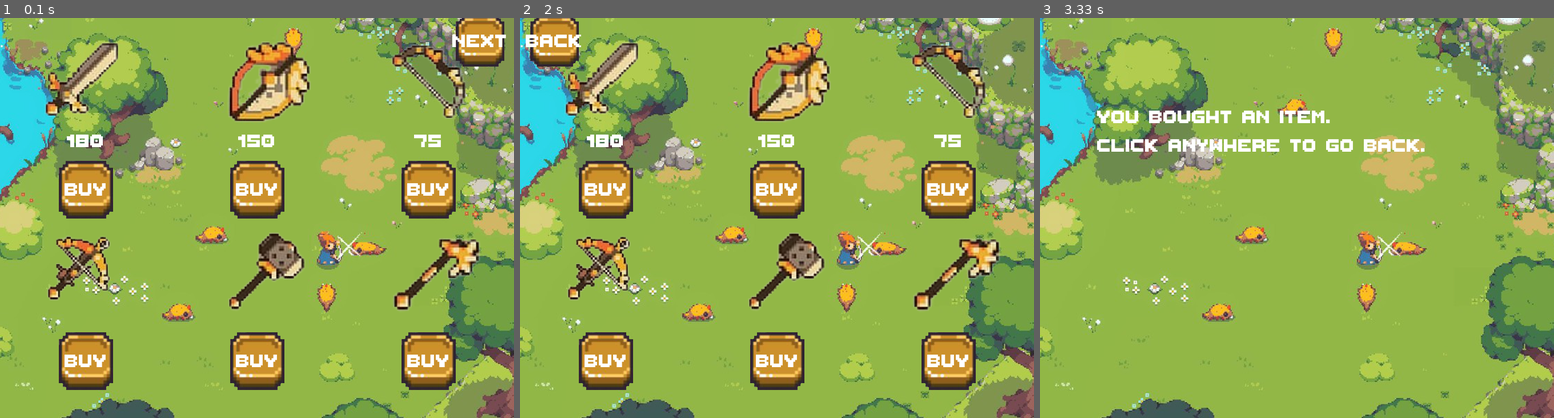
Above: before the commit, frames 1-3 (left to right).
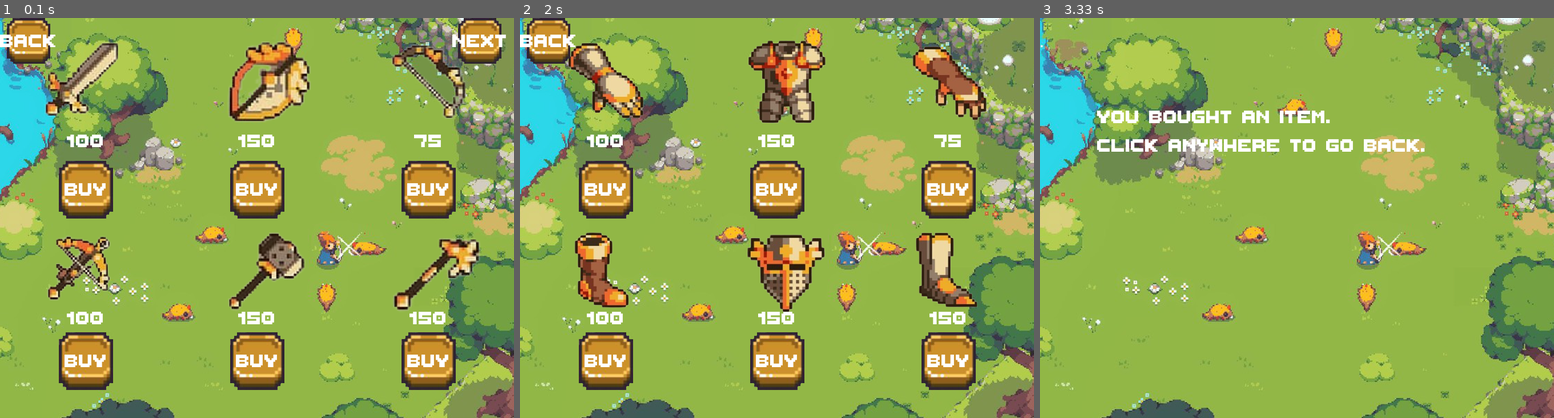
Above: after the commit, the same moments.

Repository: My1102/Chicky-Simulator-2.0
Game: pygame game, started from store.py
The game is run twice, just before and just after one commit, with the same random seed, the same clock (stepped at 60 frames per second) and the same inputs.
Inputs (mouse positions are in pixels of both pictures, inside the frame that each line leads up to):
- Up to frame 1 (0.1 s): no input
- Up to frame 2 (2 s): click "NEXT" at 0.38 s; click "BUY" at 0.72 s; click "BUY" at 1.05 s; click (967, 358) at 1.38 s; click (591, 206) at 1.72 s
- Up to frame 3 (3.33 s): click (1492, 370) at 2.55 s

The runs differ from the first frame. In frame 1, 2.1% of the frame differs, in the area x 0-99%, y 0-77%; in frame 2, 13%, in the area x 0-94%, y 0-77%; in frame 3, nothing differs.

Commit message:
'store.py'

Diff:
--- a/store.py
+++ b/store.py
@@ -51,15 +51,15 @@
         screen.blit(price_text, text_rect)
         ####x-bow#####
         price_text = font.render(f"{100}", True, (255,255,255))
-        text_rect = price_text.get_rect(center =(150,215))
+        text_rect = price_text.get_rect(center =(150,525))
         screen.blit(price_text, text_rect)
         ######hammer#####
         price_text = font.render(f"{150}", True, (255,255,255))
-        text_rect = price_text.get_rect(center =(150,215))
+        text_rect = price_text.get_rect(center =(450,525))
         screen.blit(price_text, text_rect)
         #######axe#########
         price_text = font.render(f"{150}", True, (255,255,255))
-        text_rect = price_text.get_rect(center =(150,215))
+        text_rect = price_text.get_rect(center =(750,525))
         screen.blit(price_text, text_rect)
 
 
@@ -79,8 +79,12 @@
         #########
 
         #Next page button#
-        next_button = Button('graphic/botton1.png', 840, 40, 0.9, "NEXT")
+        next_button = Button('graphic/botton1.png', 840, 40, 0.8, "NEXT")
         next_button.draw(screen)
+
+        #Back page button#
+        back_button = Button('graphic/botton1.png', 50, 40, 0.8, "Back")
+        back_button.draw(screen)
 
         for event in pygame.event.get():
             if event.type == pygame.QUIT:
@@ -150,50 +154,50 @@
 def equipment() :
     on = True
     buy = False
-    sword = pygame.image.load("graphic/sword.png")
-    shield = pygame.image.load("graphic/shield.png")
-    bow = pygame.image.load("graphic/bow.png")
-    x_bow = pygame.image.load("graphic/x-bow.png")
-    hammer= pygame.image.load("graphic/hammer.png")
-    axe= pygame.image.load("graphic/axe.png")
+    hand = pygame.image.load("graphic/hand.png")
+    noob_hand = pygame.image.load("graphic/noob hand.png")
+    armor = pygame.image.load("graphic/armor.png")
+    helmet = pygame.image.load("graphic/helmet.png")
+    leg= pygame.image.load("graphic/leg.png")
+    noob_leg= pygame.image.load("graphic/noob leg.png")
 
     while on:
         screen.blit(background_image,(0,0))
         pos_mouse = pygame.mouse.get_pos()
 
         #EQUIPMENT DIsPLAY
-        screen.blit(sword,(75,35))
-        screen.blit(shield,(390,35))
-        screen.blit(bow,(680,35))
-        screen.blit(x_bow,(75,370))
-        screen.blit(hammer,(390,370))
-        screen.blit(axe,(680,370))
+        screen.blit(hand,(75,35))
+        screen.blit(armor,(390,35))
+        screen.blit(noob_hand,(680,35))
+        screen.blit(noob_leg,(75,370))
+        screen.blit(helmet,(390,370))
+        screen.blit(leg,(680,370))
         #################
 
         #PRICE
-        #####sword####
+        #####hand####
         price_text = font.render(f"{100}", True, (255,255,255))
         text_rect = price_text.get_rect(center =(150,215))
         screen.blit(price_text, text_rect)
-        ######Shield######
+        ######armor######
         price_text = font.render(f"{150}", True, (255,255,255))
         text_rect = price_text.get_rect(center =(450,215))
         screen.blit(price_text, text_rect)
-        ######bow######
+        ######noob hand######
         price_text = font.render(f"{75}", True, (255,255,255))
         text_rect = price_text.get_rect(center =(750,215))
         screen.blit(price_text, text_rect)
-        ####x-bow#####
-        price_text = font.render(f"{100}", True, (255,255,255))
-        text_rect = price_text.get_rect(center =(150,215))
-        screen.blit(price_text, text_rect)
-        ######hammer#####
-        price_text = font.render(f"{150}", True, (255,255,255))
-        text_rect = price_text.get_rect(center =(150,215))
-        screen.blit(price_text, text_rect)
-        #######axe#########
-        price_text = font.render(f"{150}", True, (255,255,255))
-        text_rect = price_text.get_rect(center =(150,215))
+        ####noob leg#####
+        price_text = font.render(f"{100}", True, (255,255,255))
+        text_rect = price_text.get_rect(center =(150,525))
+        screen.blit(price_text, text_rect)
+        ######helmet#####
+        price_text = font.render(f"{150}", True, (255,255,255))
+        text_rect = price_text.get_rect(center =(450,525))
+        screen.blit(price_text, text_rect)
+        #######leg#########
+        price_text = font.render(f"{150}", True, (255,255,255))
+        text_rect = price_text.get_rect(center =(750,525))
         screen.blit(price_text, text_rect)
 
 
@@ -213,7 +217,7 @@
         #########
 
         #Back page button#
-        back_button = Button('graphic/botton1.png', 60, 40, 0.9, "Back")
+        back_button = Button('graphic/botton1.png', 50, 40, 0.8, "Back")
         back_button.draw(screen)
 
         for event in pygame.event.get():
Binary file added: graphic/armor.png
Binary file changed: graphic/equipment.png
Binary file added: graphic/hand.png
Binary file added: graphic/helmet.png
Binary file added: graphic/leg.png
Binary file added: graphic/noob armor.png
Binary file added: graphic/noob hand.png
Binary file added: graphic/noob leg.png
